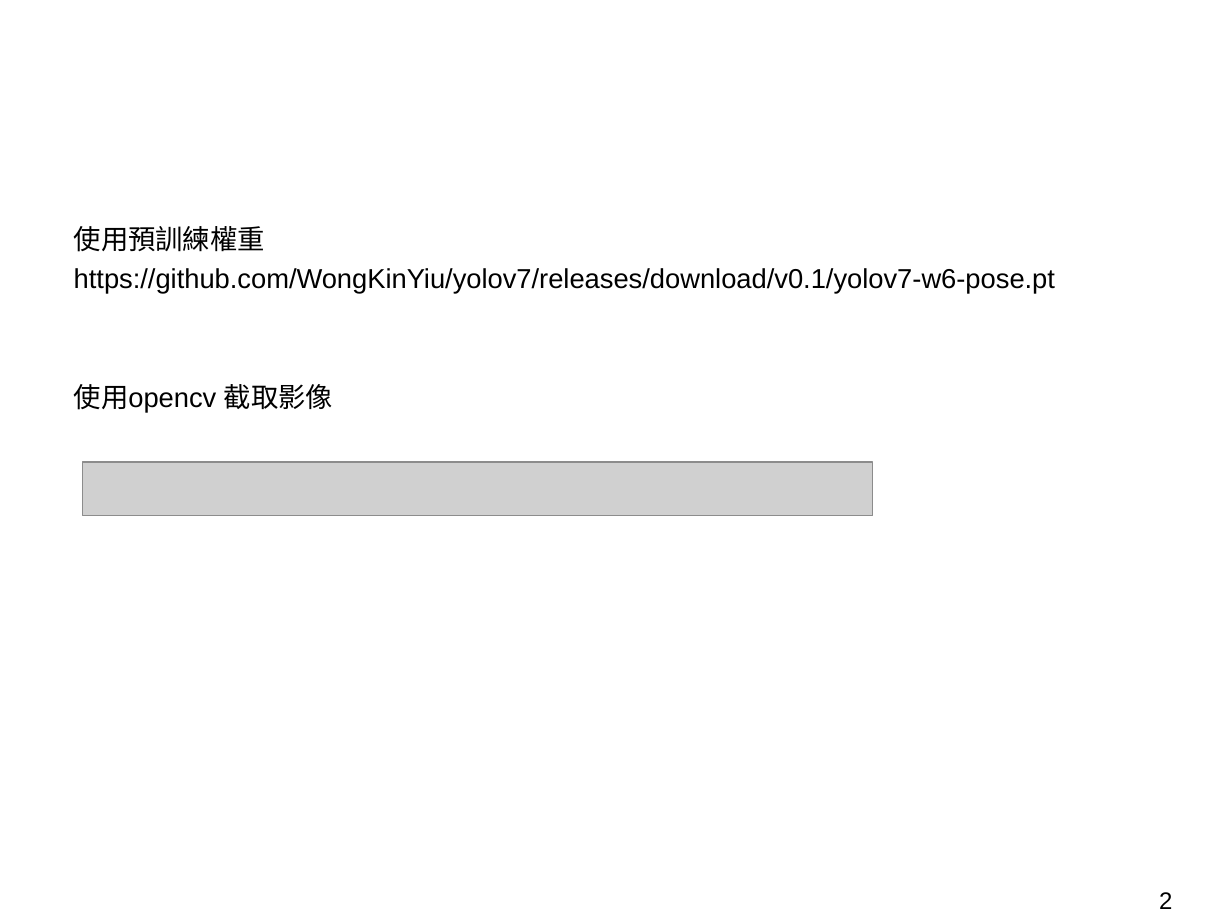
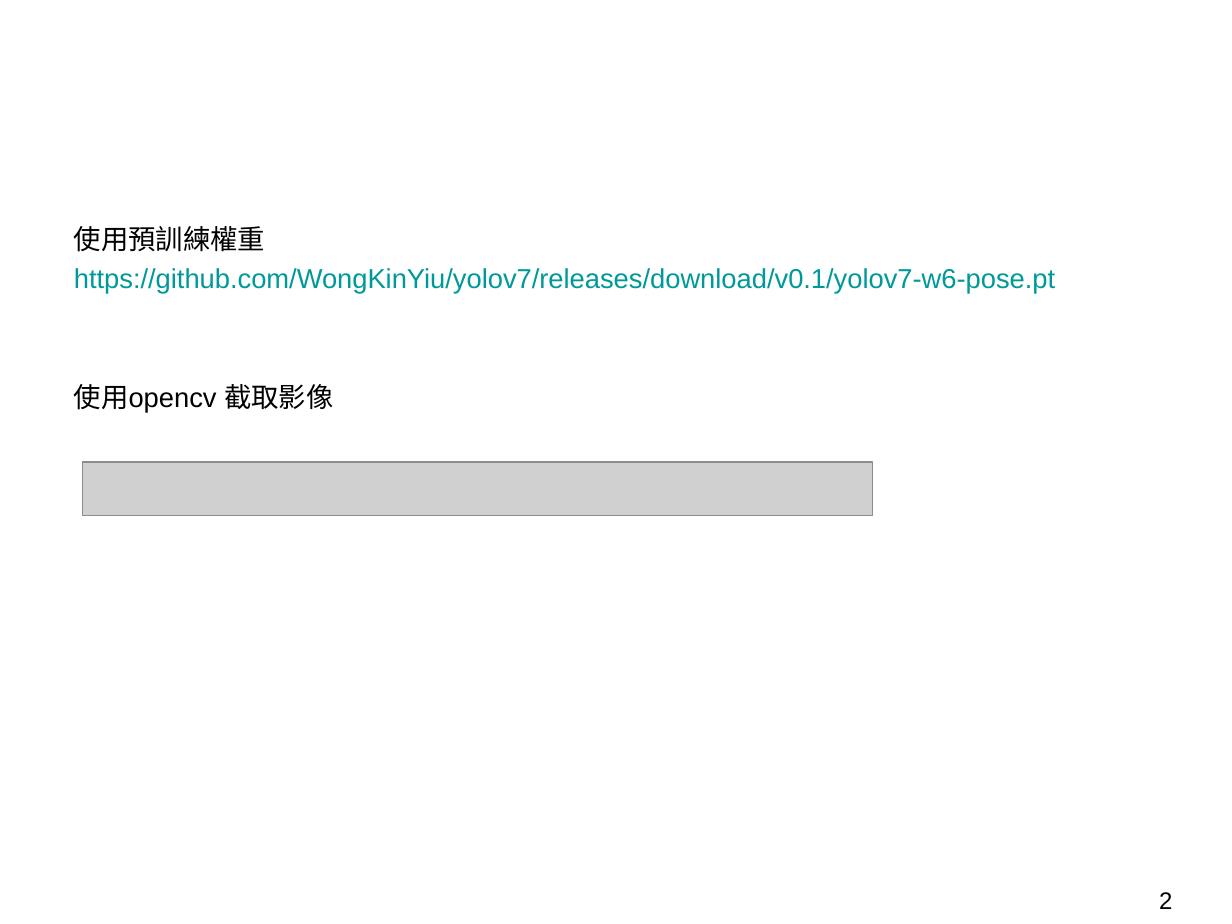
Before and after one commit to GITCODE1688/yolov7, a slide deck: slide 2 of 影像.ppt. Drawn at 1232x924 pixels with LibreOffice and Linux fonts; fonts in the diff are those of the drawing; grey boxes stand for pictures. Boxes give left, top, right and bottom in pixels: in the first picture for what was removed or moved away, otherwise in the second. Text is boxed around its words. In the diff, an @@ line names an element or a change of style, - is before the commit and + after.

```diff
--- a/影像.ppt
+++ b/影像.ppt
@@ text "使用預訓練權重" at (x1=74, y1=226, x2=1055, y2=413): text colour #000000 to #009999 in "https://github.com/WongKinYiu/yolov7/releases/download/v0.1/ ..."; indent changed @@
```
Also in this commit, not shown: 2 other slides changed, 3 other files.
